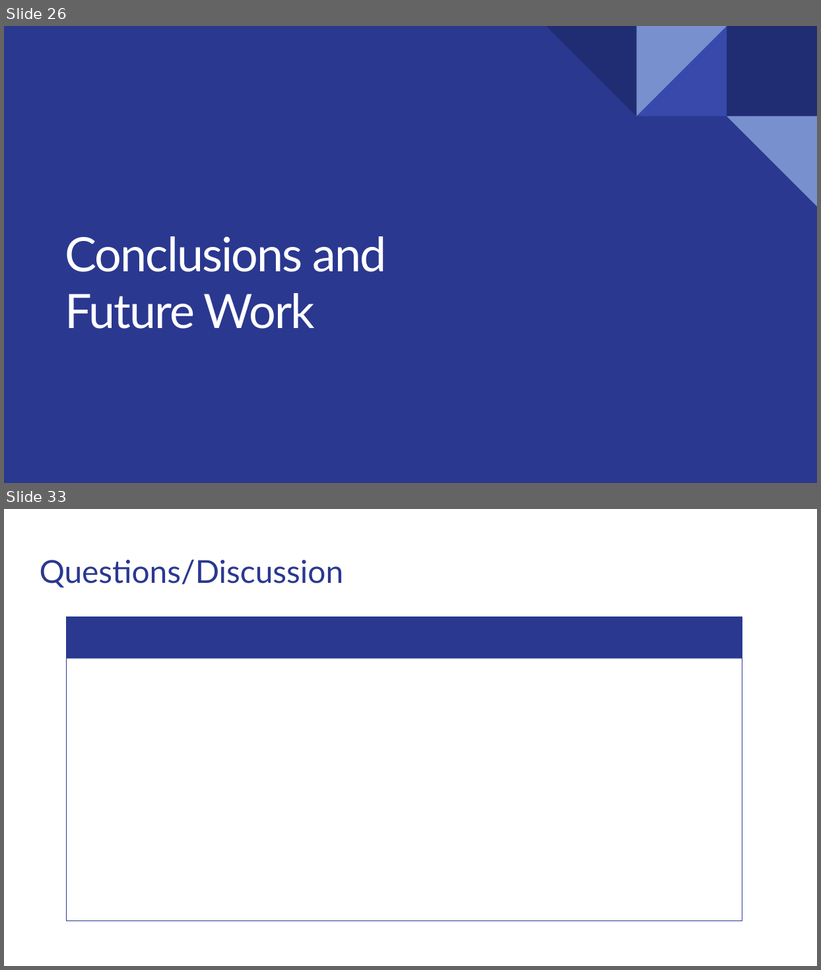
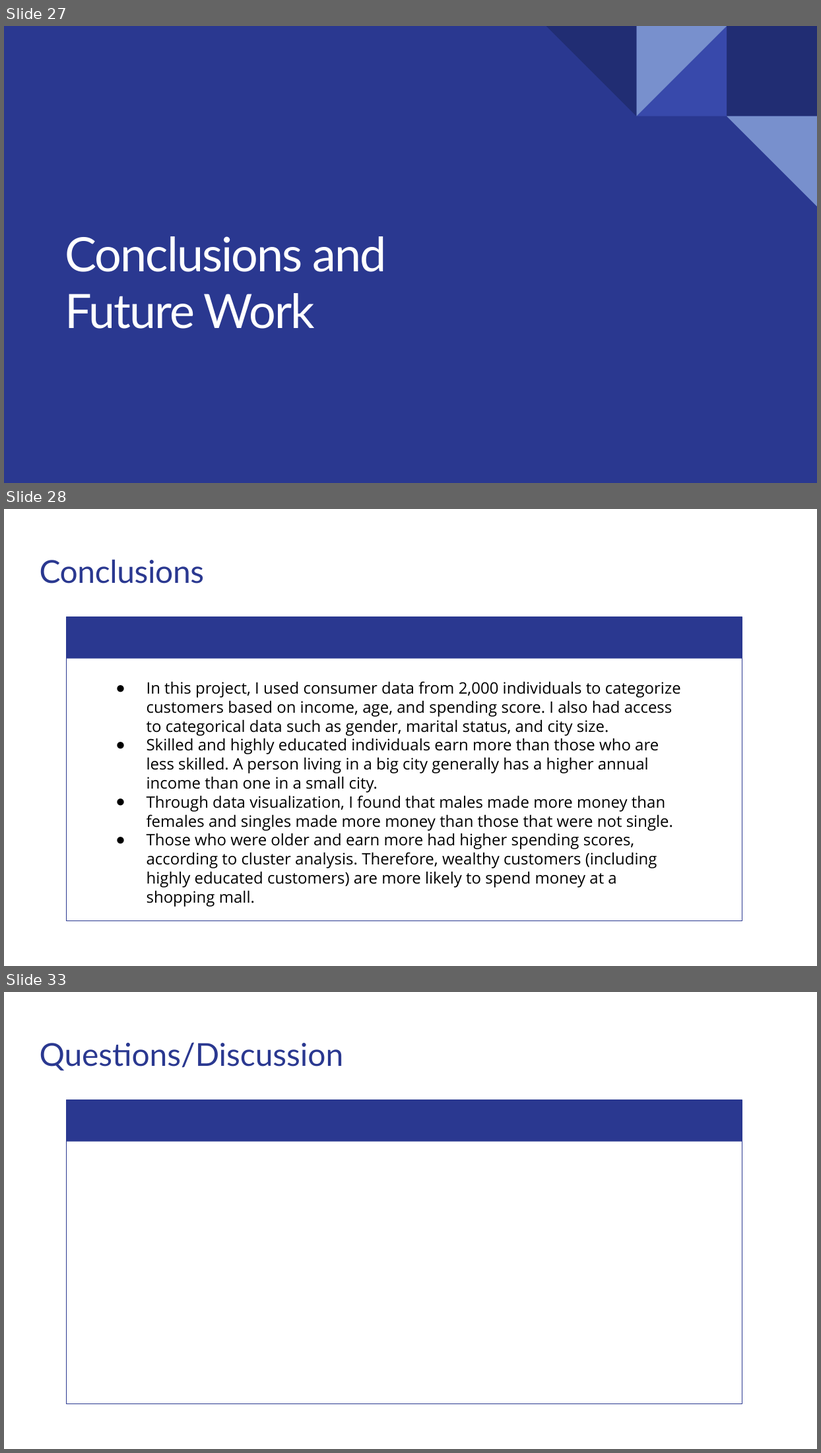
Before and after one commit to matthewshawnkehoe/Data-Science-Projects, a slide deck: Capstone Projects/Capstone_Three_Unsupervised_ML/Classifying_Mall_Customers.pptx. Shown one above the other, each under a label of ours: slides 26 and 33 before the commit, slides 27, 28 and 33 after it; the slides between them are not shown. The pictures are 821x970 and 821x1453 pixels, drawn with LibreOffice and Linux fonts; fonts in the diff are those of the drawing. Boxes give left, top, right and bottom in pixels: in the first picture for what was removed or moved away, otherwise in the second. Text is boxed around its words. In the diff, an @@ line names an element or a change of style, - is before the commit and + after.

Commit message:
Updated mall customer analysis

```diff
--- a/Capstone Projects/Capstone_Three_Unsupervised_ML/Classifying_Mall_Customers.pptx
+++ b/Capstone Projects/Capstone_Three_Unsupervised_ML/Classifying_Mall_Customers.pptx
@@ slide 28 added at box(4, 509, 817, 966), background #FFFFFF @@
@@ title added at box(40, 559, 205, 584), 28 pt, text #2A3890 @@
+Conclusions
@@ freeform shape added at box(66, 617, 743, 659), fill #2A3890 @@
@@ freeform shape added at box(66, 617, 743, 921), outline #2A3890 0.75 pt @@
@@ text added at box(147, 681, 681, 907), 14 pt, text #000000 @@
+● In this project, I used consumer data from 2,000 individuals to categorize customers based on income, age, and spending score. I also had access to categorical data such as gender, marital status, and city size.
+● Skilled and highly educated individuals earn more than those who are less skilled. A person living in a big city generally has a higher annual income than one in a small city.
+● Through data visualization, I found that males made more money than females and singles made more money than those that were not single.
+● Those who were older and earn more had higher spending scores, according to cluster analysis. Therefore, wealthy customers (including highly educated customers) are more likely to spend money at a shopping mall.
@@ what was slide 26 is now slide 27 @@
```
Also in this commit, not shown: 11 slides changed, 3 other slides added, 4 slides removed, 1 other file.
